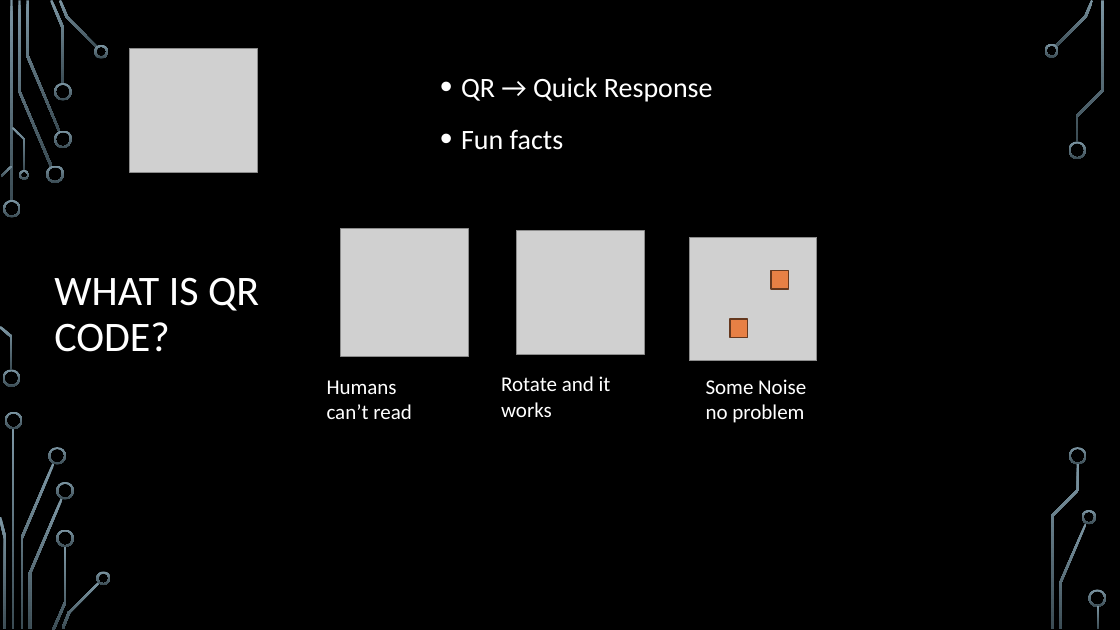
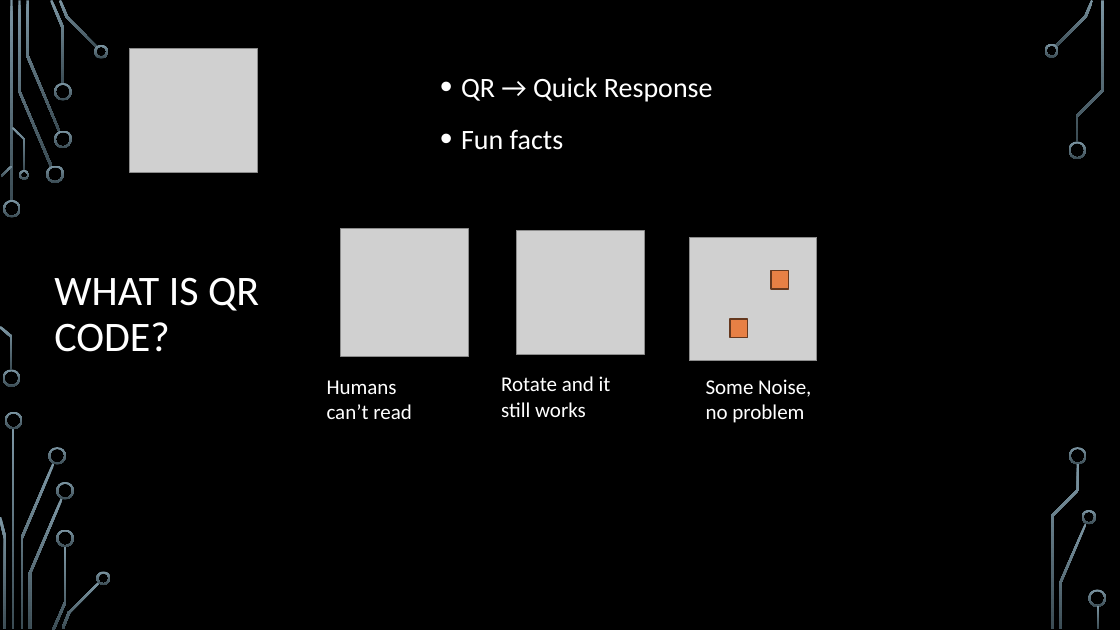
Before and after one commit to prasnitt/treasure-hunt-csharp, a slide deck: slide 2 of Design.pptx. Drawn at 1120x630 pixels with LibreOffice and Linux fonts; fonts in the diff are those of the drawing; grey boxes stand for pictures; background and template pictures are left out. Boxes give left, top, right and bottom in pixels: in the first picture for what was removed or moved away, otherwise in the second. Text is boxed around its words. In the diff, an @@ line names an element or a change of style, - is before the commit and + after.

```diff
--- a/Design.pptx
+++ b/Design.pptx
@@ text at [501, 376, 611, 417]: text changed @@
-Rotate and it works
+Rotate and it still works
@@ text at [706, 379, 811, 423]: text changed @@
-Some Noise no problem
+Some Noise, no problem
```
Also in this commit, not shown: 2 other slides changed.
